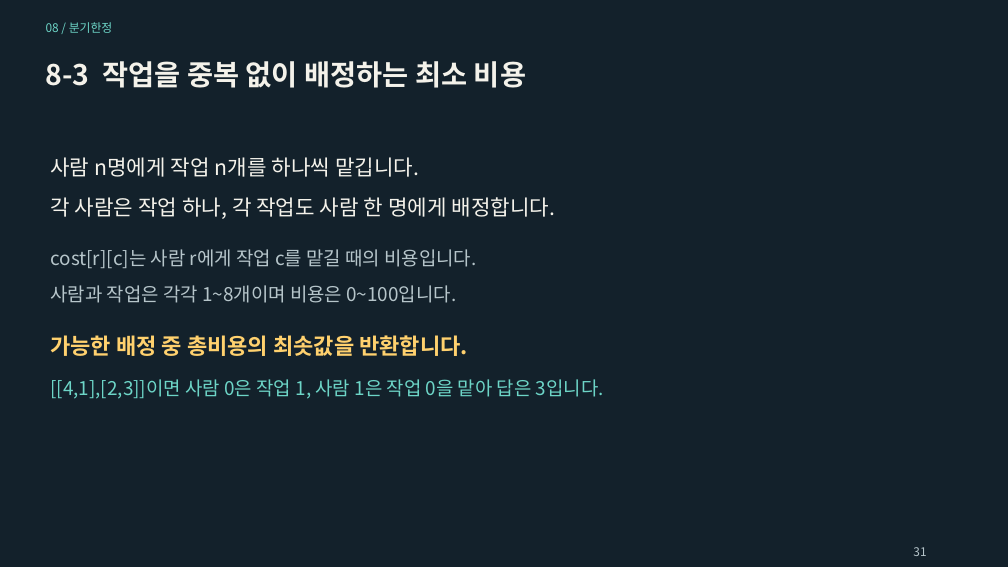
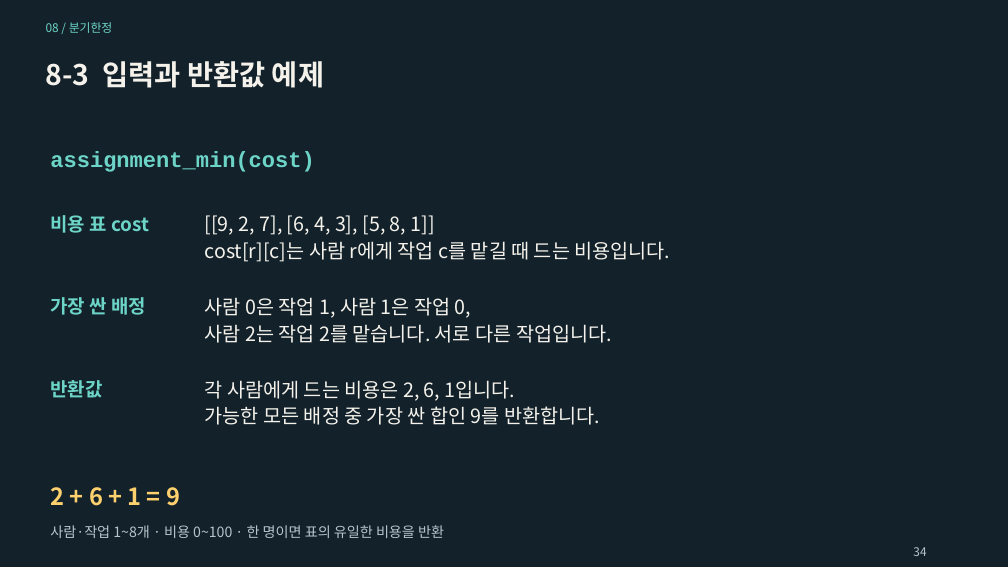
Before and after one commit to Sangdon-Park/Sangdon-Park.github.io, a slide deck: slide 34 of data/알고리즘/8장_분기한정_기법.pptx (slide 31 before the commit). Drawn at 1008x567 pixels with LibreOffice and Linux fonts; fonts in the diff are those of the drawing. Boxes give left, top, right and bottom in pixels: in the first picture for what was removed or moved away, otherwise in the second. Text is boxed around its words. In the diff, an @@ line names an element or a change of style, - is before the commit and + after.

```diff
--- a/data/알고리즘/8장_분기한정_기법.pptx
+++ b/data/알고리즘/8장_분기한정_기법.pptx
@@ text at (46, 61, 324, 88): text changed @@
-8-3 작업을 중복 없이 배정하는 최소 비용
+8-3 입력과 반환값 예제
@@ text removed at (50, 157, 419, 177) @@
-사람 n명에게 작업 n개를 하나씩 맡깁니다.
@@ text added at (50, 151, 314, 172), 21 pt, text #6DD5C7, bold @@
+assignment_min(cost)
@@ text removed at (50, 197, 556, 219) @@
-각 사람은 작업 하나, 각 작업도 사람 한 명에게 배정합니다.
@@ text added at (50, 215, 149, 233), 18 pt, text #6DD5C7, bold @@
+비용 표 cost
@@ text at (205, 215, 671, 262): text changed; size 18 to 18.8 pt; text colour #B6C5CA to #F4F2EA @@
-cost[r][c]는 사람 r에게 작업 c를 맡길 때의 비용입니다.
+[[9, 2, 7], [6, 4, 3], [5, 8, 1]]
+cost[r][c]는 사람 r에게 작업 c를 맡길 때 드는 비용입니다.
@@ text removed at (50, 285, 456, 303) @@
-사람과 작업은 각각 1~8개이며 비용은 0~100입니다.
@@ text added at (50, 297, 146, 315), 18 pt, text #6DD5C7, bold @@
+가장 싼 배정
@@ text added at (205, 297, 612, 343), 18.8 pt, text #F4F2EA @@
+사람 0은 작업 1, 사람 1은 작업 0,
+사람 2는 작업 2를 맡습니다. 서로 다른 작업입니다.
@@ text removed at (50, 335, 468, 356) @@
-가능한 배정 중 총비용의 최솟값을 반환합니다.
@@ text removed at (50, 379, 604, 399) @@
-[[4,1],[2,3]]이면 사람 0은 작업 1, 사람 1은 작업 0을 맡아 답은 3입니다.
@@ text added at (50, 380, 102, 398), 18 pt, text #6DD5C7, bold @@
+반환값
@@ text added at (205, 380, 600, 425), 18.8 pt, text #F4F2EA @@
+각 사람에게 드는 비용은 2, 6, 1입니다.
+가능한 모든 배정 중 가장 싼 합인 9를 반환합니다.
@@ text added at (50, 487, 180, 506), 22.5 pt, text #FFD16E, bold @@
+2 + 6 + 1 = 9
@@ text added at (50, 525, 444, 538), 13.5 pt, text #B6C5CA @@
+사람·작업 1~8개 · 비용 0~100 · 한 명이면 표의 유일한 비용을 반환
@@ text at (913, 547, 926, 556): text changed @@
-31
+34
```
Also in this commit, not shown: 63 other slides changed, 4 slides added, 1 slide removed, 4 other files.
